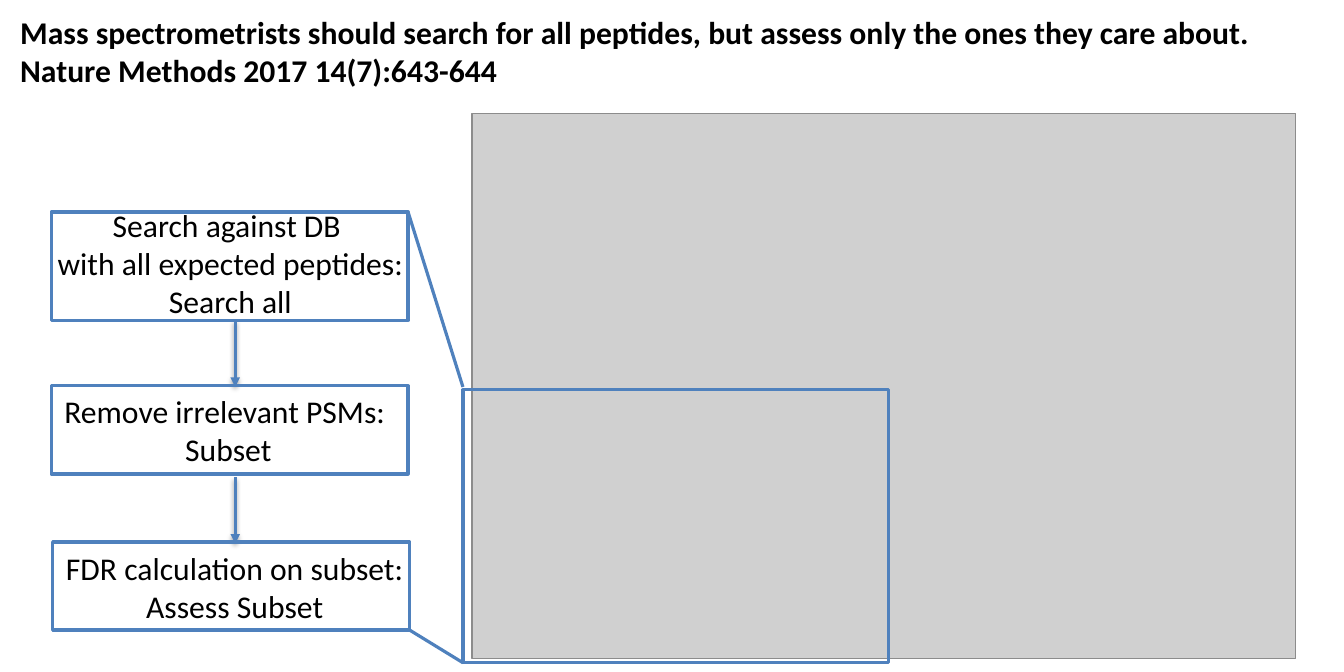
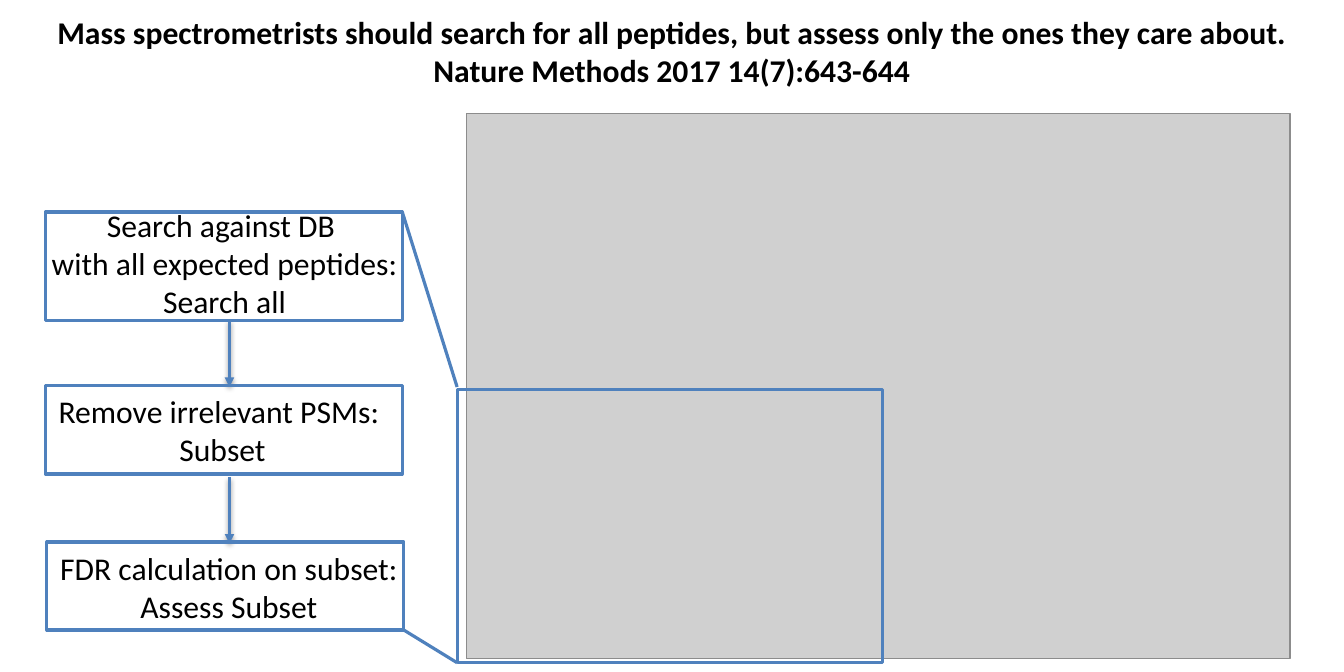
Before and after one commit to statOmics/statOmics.github.io, a slide deck: slide 1 of pages/figs/saas.pptx. Drawn at 1344x672 pixels with LibreOffice and Linux fonts; fonts in the diff are those of the drawing; grey boxes stand for pictures. Boxes give left, top, right and bottom in pixels: in the first picture for what was removed or moved away, otherwise in the second. Text is boxed around its words. In the diff, an @@ line names an element or a change of style, - is before the commit and + after.

```diff
--- a/pages/figs/saas.pptx
+++ b/pages/figs/saas.pptx
@@ text "Mass spectrometrists should search for ...": place and size @@
-text "Mass spectrometrists should search for ..." at bbox=[20, 21, 1249, 87]
+text "Mass spectrometrists should search for ..." at bbox=[57, 21, 1286, 87]
@@ text "Mass spectrometrists should search for ..." at bbox=[57, 21, 1286, 87]: alignment left to centre @@
@@ 5 rectangles, 2 texts, 2 arrows, 2 lines, 1 picture: place and size @@
-5 rectangles, 2 texts, 2 arrows, 2 lines, 1 picture at bbox=[51, 113, 1296, 663]
+5 rectangles, 2 texts, 2 arrows, 2 lines, 1 picture at bbox=[46, 113, 1291, 663]
```
Also in this commit, not shown: 9 other files.
